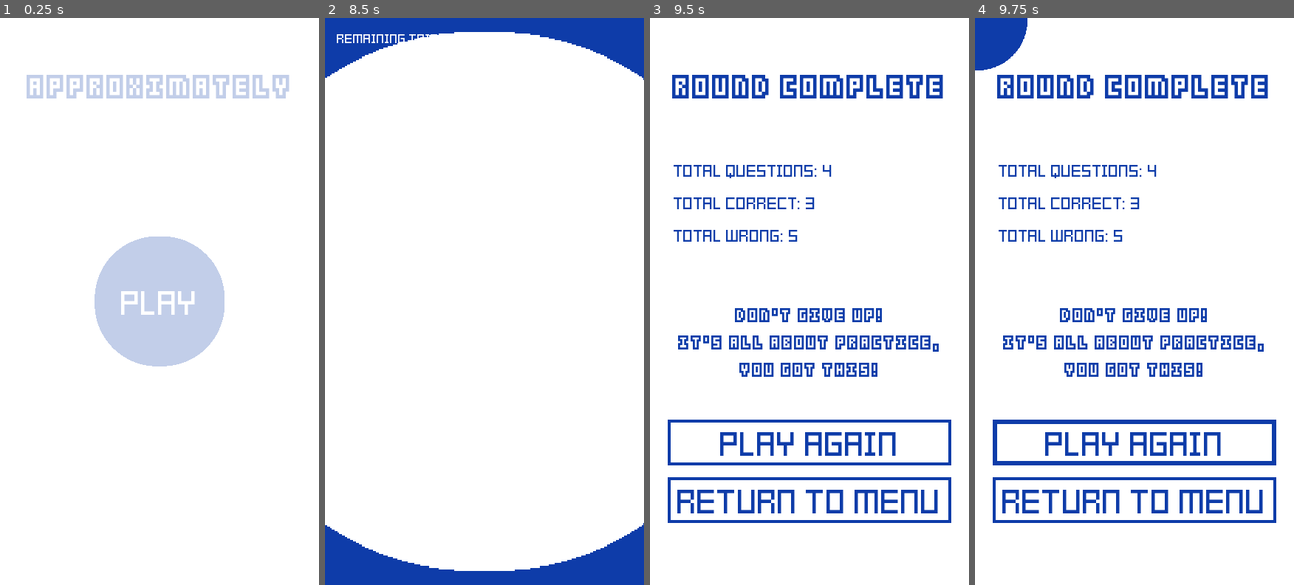
Above: before the commit, frames 1-4 (left to right).
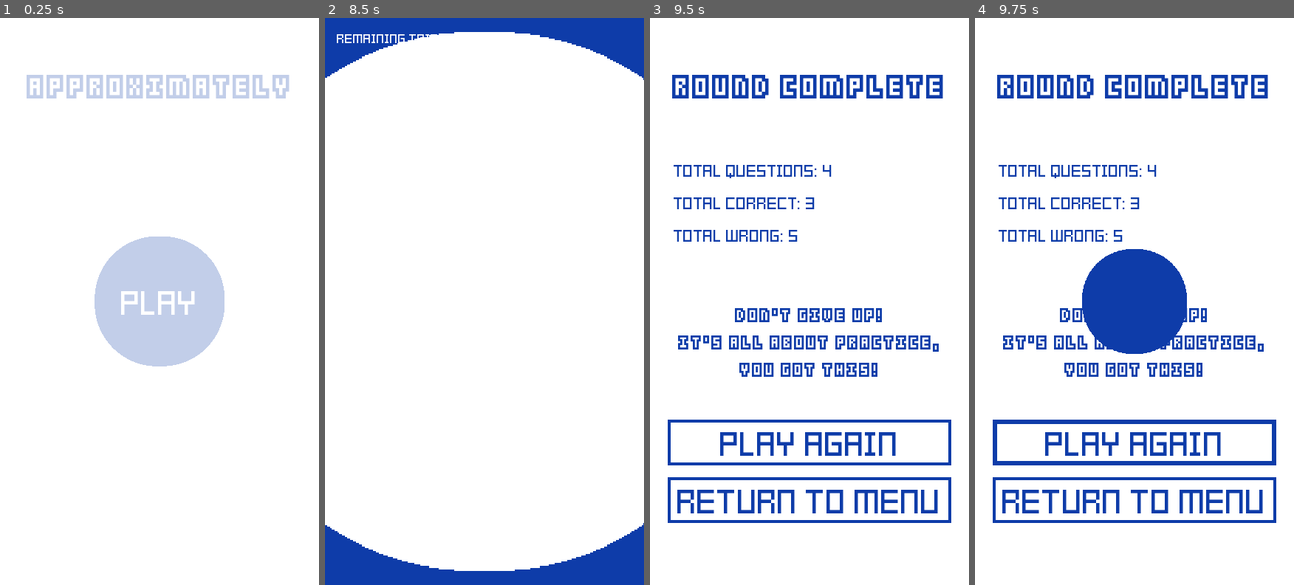
Above: after the commit, the same moments.

Repository: msanatan/Approximately
Game: Godot game, scene res://Scenes/MainMenu.tscn
The game is run twice, just before and just after one commit, with the same random seed, the same clock (stepped at 60 frames per second) and the same inputs.
Inputs:
- Up to frame 1 (0.25 s): no input
- Up to frame 2 (8.5 s): click "Play" at 0.5 s; click "Play" at 1.25 s; click "Play" at 2 s; click "35" at 3.5 s; click "35" at 4.25 s; click "32" at 5 s; click "60" at 5.75 s; click "55" at 6.5 s; click "53" at 7.25 s; click "59" at 8 s
- Up to frame 3 (9.5 s): click "54" at 8.75 s
- Up to frame 4 (9.75 s): click "Play Again" at 9.5 s

Frames 1-3 are identical in both runs. In frame 4, 5.6% of the frame differs, in the area x 0-67%, y 0-60%.

Commit message:
Fix circle transition position in game over scene

Diff:
--- a/Scenes/GameOver.tscn
+++ b/Scenes/GameOver.tscn
@@ -167,6 +167,7 @@
 text = "Return to Menu"
 
 [node name="CircleGrowingTransition" parent="." instance=ExtResource( 6 )]
+position = Vector2( 216, 384 )
 
 [node name="FadeTransition" parent="." instance=ExtResource( 7 )]
 visible = false
